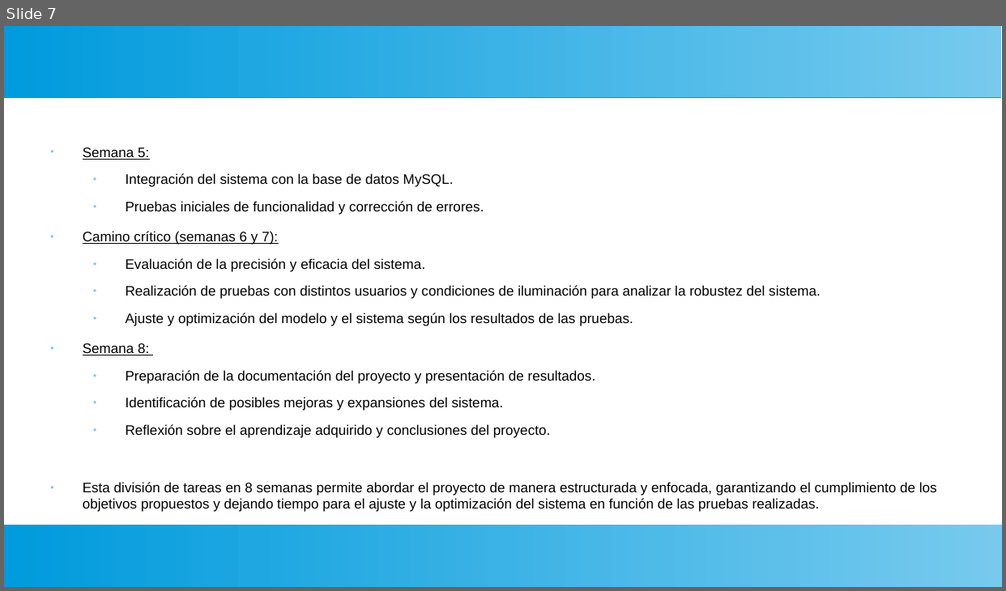
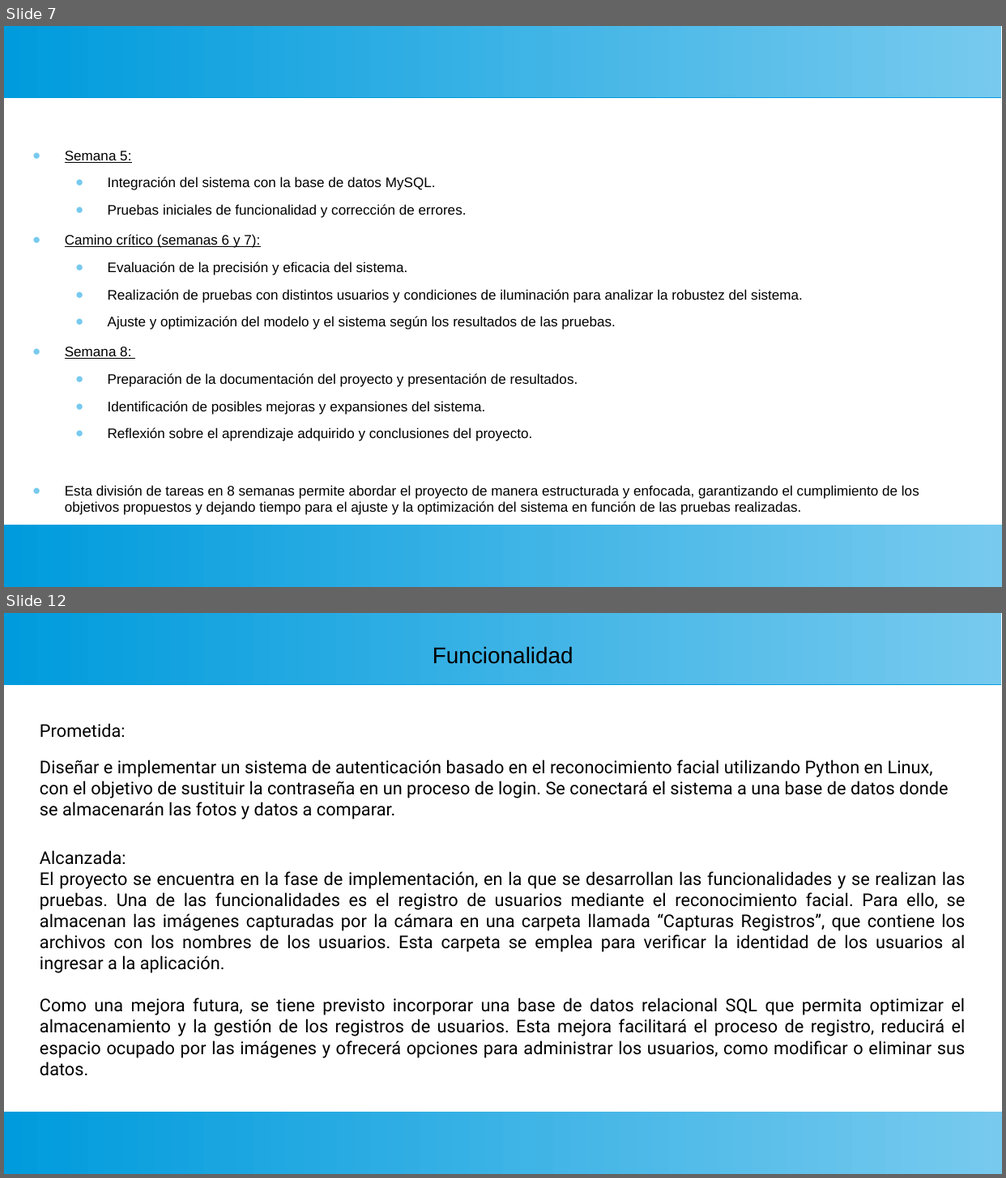
Before and after one commit to EnzoPennisi/reconocimiento-facial, a slide deck: Documentacion/Presentacion_reconocimientoFacial.odp. Shown one above the other, each under a label of ours: slide 7 before the commit, slides 7 and 12 after it; the slides between them are not shown. The pictures are 1006x591 and 1006x1178 pixels, drawn with LibreOffice and Linux fonts; fonts in the diff are those of the drawing. Boxes give left, top, right and bottom in pixels: in the first picture for what was removed or moved away, otherwise in the second. Text is boxed around its words. In the diff, an @@ line names an element or a change of style, - is before the commit and + after.

```diff
--- a/Documentacion/Presentacion_reconocimientoFacial.odp
+++ b/Documentacion/Presentacion_reconocimientoFacial.odp
@@ slide 12 added at (x1=4, y1=613, x2=1002, y2=1174), background #FFFFFF; not listed: 2 template elements that a slide beside it also shows @@
@@ title added at (x1=432, y1=646, x2=573, y2=664), 18 pt, text #000000 @@
+Funcionalidad
@@ text added at (x1=40, y1=723, x2=965, y2=1076), 14 pt, text #000000 @@
+Prometida:
+Diseñar e implementar un sistema de autenticación basado en el reconocimiento facial utilizando Python en Linux, con el objetivo de sustituir la contraseña en un proceso de login. Se conectará el sistema a una base de datos donde se almacenarán las fotos y datos a comparar.
+Alcanzada:
+El proyecto se encuentra en la fase de implementación, en la que se desarrollan las funcionalidades y se realizan las pruebas. Una de las funcionalidades es el registro de usuarios mediante el reconocimiento facial. Para ello, se almacenan las imágenes capturadas por la cámara en una carpeta llamada “Capturas Registros”, que contiene los archivos con los nombres de los usuarios. Esta carpeta se emplea para verificar la identidad de los usuarios al ingresar a la aplicación.
+Como una mejora futura, se tiene previsto incorporar una base de datos relacional SQL que permita optimizar el almacenamiento y la gestión de los registros de usuarios. Esta mejora facilitará el proceso de registro, reducirá el espacio ocupado por las imágenes y ofrecerá opciones para administrar los usuarios, como modificar o eliminar sus datos.
@@ slide 7 changed as well @@
@@ text "Semana 5:" moved from (x1=83, y1=148, x2=937, y2=512) to (x1=65, y1=151, x2=919, y2=515) @@
```
Also in this commit, not shown: 7 other slides changed, 5 other slides added.
